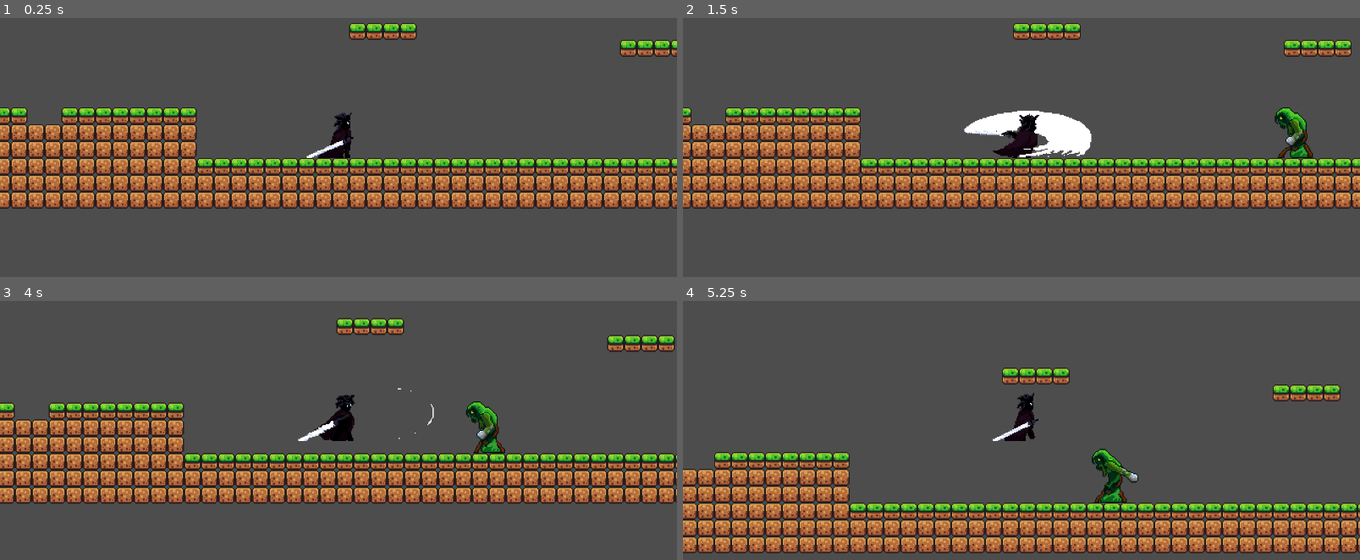
Above: before the commit, frames 1-4 (two rows, left to right).
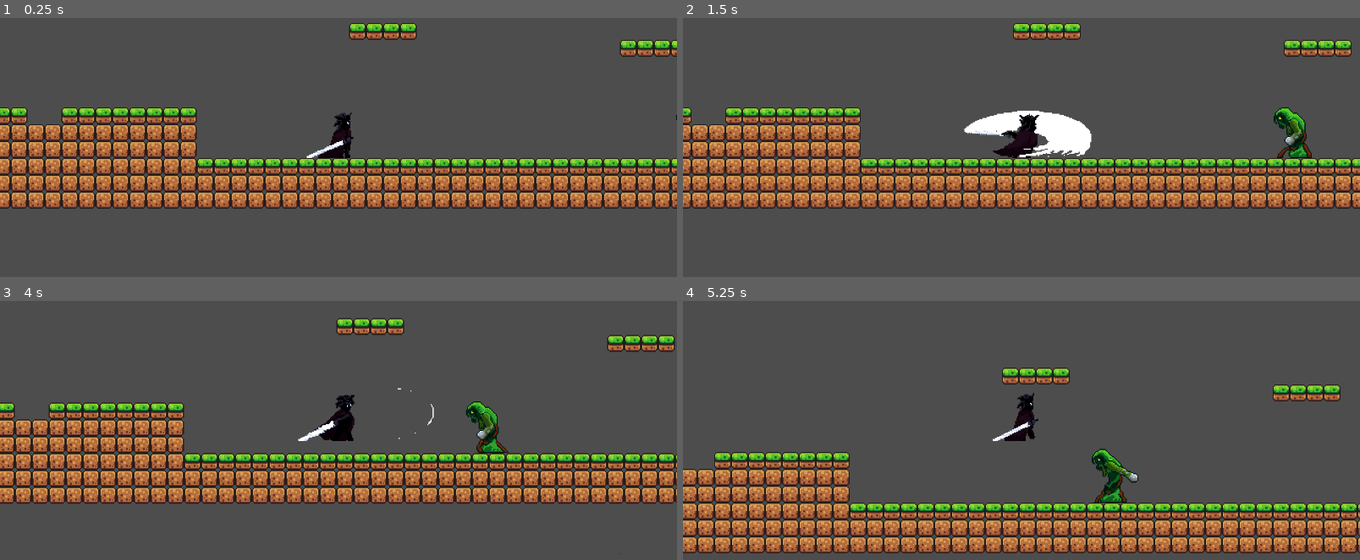
Above: after the commit, the same moments.

Repository: AntonioTri/Evolving-Fighitng-Game
Game: Godot game, scene res://scenes/game.tscn
The game is run twice, just before and just after one commit, with the same random seed, the same clock (stepped at 60 frames per second) and the same inputs.
Inputs (mouse positions are in pixels of both pictures, inside the frame that each line leads up to):
- Up to frame 1 (0.25 s): no input
- Up to frame 2 (1.5 s): move the mouse to (1170, 95) at 0.52 s; press the mouse at (1170, 95) at 0.53 s; hold D (move_right) from 0.53 s (still down); tap Space (jump) at 0.77 s; move the mouse to (886, 134) at 1.27 s; release the mouse at (886, 134) at 1.28 s; click (886, 134) at 1.35 s
- Up to frame 3 (4 s): tap Space (jump) at 1.52, 3.02, 3.77 s; move the mouse to (406, 316) at 2.02 s; release D (move_right) at 2.03 s; hold A (move_left) 2.03-2.78 s; hold Right mouse button (defence) 2.03-2.78 s; click (406, 316) at 2.3 s; move the mouse to (304, 474) at 2.77 s; hold D (move_right) from 2.78 s (still down); tap Shift (run) at 2.85 s; click (304, 474) at 3.05 s; move the mouse to (541, 456) at 3.52 s; press the mouse at (541, 456) at 3.53 s
- Up to frame 4 (5.25 s): move the mouse to (818, 342) at 4.27 s; release D (move_right) at 4.28 s; release the mouse at (818, 342) at 4.28 s; hold A (move_left) 4.28-5.03 s; click (818, 342) at 4.35 s; tap Space (jump) at 4.52 s; move the mouse to (1055, 399) at 5.02 s; hold D (move_right) from 5.03 s (still down); hold Right mouse button (defence) from 5.03 s (still down)

The runs differ from the first frame. In frame 1, less than 0.1% of the frame differs, in the area x 99-100%, y 37-40%; in frame 2, 0.4%, in the area x 87-93%, y 34-55%; in frame 3, less than 0.1%; in frame 4, nothing differs.

Commit message:
Enemy graphics glitches resolved

Diff:
--- a/scripts/Enemies/AbstractEnemy.gd
+++ b/scripts/Enemies/AbstractEnemy.gd
@@ -12,7 +12,7 @@
 	SPWANING,
 	IDLE,
 	PATROLLING,
-	MOVING_TOWARD_PLAYER,
+	CHAISING,
 	ATTACKING,
 	PARRIED,
 	STUNNED,
@@ -38,6 +38,9 @@
 var can_move : bool = false
 var can_attack : bool = false
 var player_in_range : bool = false
+# Variabile per checkare lo stato di flipping e ruotare lo sprite e pe conservare lo stato pre rotation
+var should_flip_h : bool = false
+var status_pre_rotate : EnemyState
 
 
 # Reference ai raycast per il movimento
@@ -56,6 +59,7 @@
 	parry_number = stun_parry_needed
 	# Viene settata al direzione di patrolling iniziale in modo randomico
 	direction = Direction.RIGHT if randi_range(0, 1) == 1 else Direction.LEFT
+	sprite.flip_h = true if direction == Direction.LEFT else false
 	# Impostazione dello stato su IDLE
 	state = EnemyState.SPWANING
 	# Connessione dei segnali per gestire il campo visivo
@@ -63,29 +67,35 @@
 	aggro_range.body_exited.connect(_on_body_exited)
 
 
-func _process(delta: float) -> void:
-	react(delta)
+func _process(_delta: float) -> void:
+	react()
 
 
 func _physics_process(delta: float) -> void:
 
 	apply_gravity(delta)
 
-	if not can_move: # La funzione ritorna e blocca il movimento se non è permesso
-		return
-
 	move()
-	update_vision_raycast()
+
+# Questa funzione atomica flippa lo sprite qando la flag è alzata
+func check_if_should_flip_h():
+	if should_flip_h:
+		should_flip_h = false
+		if direction == Direction.RIGHT:
+			sprite.flip_h = false
+		elif direction == Direction.LEFT:
+			sprite.flip_h = true
+		print("sprite_h flipped: ", sprite.flip_h)
 
 
 # La funzione react gestisce le interazioni con il player e l'ambiente
 # Calcolato normalmente, separato dai calcoli della fisica
-func react(delta: float):
+func react():
 
 	match state:
 		EnemyState.ATTACKING:
 			if can_attack:
-				attack(delta)
+				attack()
 		EnemyState.DYING:
 			die()
 
@@ -99,10 +109,14 @@
 			spawning()
 		EnemyState.IDLE:
 			idleing()
+		EnemyState.ROTATING:
+			do_rotation()
 		EnemyState.PATROLLING:
-			patrolling()
-		EnemyState.MOVING_TOWARD_PLAYER:
-			moving_toward_player()
+			if can_move: # Solo se il movimento è permesso
+				patrolling()
+		EnemyState.CHAISING:
+			if can_move: # Solo se il movimento è permesso
+				chaising()
 
 
 func spawning():
@@ -111,15 +125,26 @@
 		allow_movement()
 		update_state(EnemyState.PATROLLING)
 
+
 # Questi metodi vengono lasciati vuoti per permettere ad ogni tipologia di nemico
 # di implementarle a piacimento
 func idleing():
 	pass
 
 
-
 # L'unica implementata è quella di patrolling che generalmente funziona uguale per tutti i nemici
 func patrolling():
+
+	# Se il player è in range di visione viene updatato lo stato e la funzine ritorna
+	if player_in_range:
+		# Viene aggiornata la posizione del raycasting di visione
+		point_raycast_to_player()
+		# Se il player non è visibile si cambia stato e si torna al patrolling
+		if is_player_visible():
+			print("Player visible, changing status to chaising")
+			update_state(EnemyState.CHAISING)
+			return
+
 
 	# Scelta della direzione in base al raycasting
 	if direction == Direction.RIGHT:
@@ -130,10 +155,8 @@
 			move_and_slide()
 		else:
 			print("Rotating to left")
-			velocity.x = 0
 			direction = Direction.LEFT
-			block_movement()
-			update_state(EnemyState.ROTATING) # Viene impostato lo stato su rotate
+			patrolling_rotation()
 
 	elif direction == Direction.LEFT:
 		if can_walk_left():
@@ -143,10 +166,112 @@
 			move_and_slide()
 		else:
 			print("Rotating to right")
-			velocity.x = 0
 			direction = Direction.RIGHT
-			block_movement()
-			update_state(EnemyState.ROTATING) # Viene impostato lo stato su rotate
+			patrolling_rotation()
+
+
+# funzione ausiliaria per la precedente
+func patrolling_rotation():
+	velocity.x = 0
+	block_movement()
+	rotate_enemy() # Il nemico viene ruotato
+
+
+
+# Questa funzione cambia la direzione del movimento i base alla direzione del player
+func chaising():
+
+	if player == null or is_in_critical_state():
+		return
+
+	# Questo deve stare qui, non so bene il motivo ma se non sta qui si bugga tutto
+	check_if_should_flip_h()
+
+	# Se invece è visibile si controlla che il nemicolo stia guardando
+	if not is_enemy_facing_player():
+		# Viene impostato lo stato su rotate e conservato lo stato di chaising
+		print("Enemy not facing player, rotating")
+		direction = Direction.LEFT if direction == Direction.RIGHT else Direction.RIGHT
+		rotate_enemy()
+		return
+
+	# Viene aggiornata la posizione del raycasting di visione
+	point_raycast_to_player()
+
+		# Se il player non è visibile si cambia stato e si torna al patrolling
+	if not is_player_visible():
+		print("Player not visible, back to patrolling")
+		update_state(EnemyState.PATROLLING)
+		return
+
+	# Controllo se il player è entro il range di idleing e non attaccabile
+	if is_player_near() and not is_player_attackable():
+		print("Player near but no attack ready, idleing.")
+		idleing()
+
+	elif is_player_attackable():
+		print("Player near and attackable, attacking!")
+		attack_behavior()
+
+	else :
+
+		do_walk_animation()
+
+		# Movimento verso il player
+		velocity.x = SPEED * direction
+		move_and_slide()
+
+
+# Questa funzione aggiorna la posizione del raycast per
+# puntarlo verso la direzione del player
+func point_raycast_to_player() -> void:
+	if player == null:
+		return
+
+	# Direzione dal nemico al player
+	var dir := player.global_position - global_position
+
+	# Il RayCast2D vuole una posizione locale come target
+	vision_ray_cast.target_position = dir
+	vision_ray_cast.force_raycast_update()
+
+
+# Invece questa funzione ci aiuta a capire se il vision raycast incrocia il player
+func is_player_visible() -> bool:
+	if player == null:
+		return false
+
+	vision_ray_cast.force_raycast_update()
+
+	if not vision_ray_cast.is_colliding():
+		return false
+
+	var hit := vision_ray_cast.get_collider()
+	return hit == player
+
+
+# Funzione che controlla se il nemico è in stato critico
+func is_in_critical_state():
+	return 	   state == EnemyState.ATTACKING \
+			or state == EnemyState.STUNNED \
+			or state == EnemyState.PARRIED \
+			or state == EnemyState.ROTATING \
+			or state == EnemyState.DYING
+
+
+# Questa funzione ci aiuta a capre se il nemico sta guardando nella direzine giusta
+func is_enemy_facing_player():
+
+	if player == null:
+		return
+
+	if global_position.x < player.global_position.x  and direction == Direction.RIGHT:
+		return true
+	elif global_position.x > player.global_position.x and direction == Direction.LEFT:
+		return true
+
+	# Altrimenti ritorna false in ogni caso
+	return false
 
 
 # Funzione handler del segnale di quando il player entra nel campo visivo
@@ -166,99 +291,6 @@
 		player_in_range = false
 		allow_movement()
 		update_state(EnemyState.PATROLLING)
-
-
-# Questa funzione aggiorna il raycast di visione per seguire il player
-# quando questo è nel range di visione
-func update_vision_raycast():
-	if player_in_range:
-		follow_player()
-
-
-func follow_player():
-	# Ottenuta la reference facciamo puntare il raycast verso la posizione del player
-	if player == null:
-		return
-
-	# NON interferire con stati critici
-	if state == EnemyState.ATTACKING \
-	or state == EnemyState.STUNNED \
-	or state == EnemyState.PARRIED \
-	or state == EnemyState.DYING:
-		return
-
-	point_raycast_to_player()
-
-	if is_player_visible():
-		if state != EnemyState.MOVING_TOWARD_PLAYER:
-			update_state(EnemyState.MOVING_TOWARD_PLAYER)
-			print("Moving to player")
-	else:
-		if state == EnemyState.MOVING_TOWARD_PLAYER:
-			update_state(EnemyState.PATROLLING)
-			print("Back to patrolling")
-
-
-# Questa funzione cambia la direzione del movimento i base alla direzione del player
-func moving_toward_player():
-
-	if player == null:
-		return
-
-	# Controllo se il player è entro il range di idleing e non attaccabile
-	if is_player_near() and not is_player_attackable():
-		print("Player near but no attack ready, idleing.")
-		idleing()
-
-	elif is_player_attackable():
-		print("Player near and attackable, attacking!")
-		attack_behavior()
-
-	else :
-
-		print("Doing walk animation")
-		do_walk_animation()
-
-		# Calcolo della direzione verso il player
-		if player.global_position.x > global_position.x:
-			direction = Direction.RIGHT
-			sprite.flip_h = false
-		else:
-			direction = Direction.LEFT
-			sprite.flip_h = true
-
-		# Movimento verso il player
-		velocity.x = SPEED * direction
-		move_and_slide()
-
-
-# Questa funzione aggiorna la posizione del raycast per
-# puntarlo verso la direzione del player
-func point_raycast_to_player() -> void:
-	if player == null:
-		return
-
-	# Direzione dal nemico al player
-	var dir := player.global_position - global_position
-
-	# Il RayCast2D vuole una posizione locale come target
-	vision_ray_cast.target_position = dir
-	vision_ray_cast.force_raycast_update()
-
-
-# Invece questa funzione ci aiuta a capire se il vision raycast incrocia il player
-func is_player_visible() -> bool:
-	if player == null:
-		return false
-
-	vision_ray_cast.force_raycast_update()
-
-	if not vision_ray_cast.is_colliding():
-		return false
-
-	var hit := vision_ray_cast.get_collider()
-	return hit == player
-
 
 # Quando questa funzione viene chiamata viene sottratto un parry necessario allo stunn
 # se siamo a 0 il nemico viene stunnato
@@ -333,6 +365,15 @@
 func can_walk_left() -> bool:
 	return left_floor_ray_cast.is_colliding() and not left_wall_ray_cast.is_colliding()
 
+
+# Vengono anche bloccati i movimenti e gli attacchi per render o stato atomico
+func rotate_enemy():
+	status_pre_rotate = state
+	block_movement()
+	block_attack()
+	update_state(EnemyState.ROTATING)
+
+
 # Funzione che cambia lo stato interno
 func update_state(new_state: EnemyState):
 	if state == new_state:
@@ -372,8 +413,8 @@
 func reset_needed_parry_number():
 	stun_parry_needed = parry_number
 
-func attack(_delta: float):
-	print("Enemy attacking!")
+func attack():
+	pass
 
 # Funzione da implementare nelle classi figlie per permettere di fare le animazioni
 func is_player_attackable():
@@ -382,6 +423,9 @@
 func do_walk_animation():
 	pass
 
+func do_rotation():
+	pass
+
 func attack_behavior():
 	pass
 
--- a/scripts/Enemies/BushGuardian/BushGuardian.gd
+++ b/scripts/Enemies/BushGuardian/BushGuardian.gd
@@ -30,14 +30,14 @@
 
 
 # Funzione overraidata per gestire le interazioni non di natura fisica
-func react(delta: float):
+func react():
 
 	match state:
 
 
 		EnemyState.ATTACKING:
 			if can_attack:
-				attack(delta)
+				attack()
 
 
 		EnemyState.DYING:
@@ -51,9 +51,6 @@
 		EnemyState.STUNNED:
 			animator.play("stunned")
 
-
-		EnemyState.ROTATING:
-			change_direction()
 
 
 func idleing():
@@ -68,11 +65,8 @@
 	animator.play("die")
 
 
-
 # Quando il nemico ruota gli viene impedito il movimento e l'attacco
-func change_direction():
-	can_move = false
-	can_attack = false
+func do_rotation():
 	if animator.current_animation != "rotate":
 		animator.play("rotate")
 
@@ -81,8 +75,19 @@
 func patrolling():
 
 	if animator.current_animation != "walk":
-		sprite.flip_h = ( direction == Direction.LEFT )
+		check_if_should_flip_h()
 		animator.play("walk")
+
+	# Se il player è in range di visione viene updatato lo stato e la funzine ritorna
+	if player_in_range:
+		# Viene aggiornata la posizione del raycasting di visione
+		point_raycast_to_player()
+		# Se il player non è visibile si cambia stato e si torna al patrolling
+		if is_player_visible():
+			print("Player visible, changing status to chaising")
+			update_state(EnemyState.CHAISING)
+			return
+
 
 	# Scelta della direzione in base al raycasting
 	if direction == Direction.RIGHT:
@@ -93,10 +98,8 @@
 			move_and_slide()
 		else:
 			print("Rotating to left")
-			velocity.x = 0
 			direction = Direction.LEFT
-			block_movement()
-			update_state(EnemyState.ROTATING) # Viene impostato lo stato su rotate
+			patrolling_rotation()
 
 	elif direction == Direction.LEFT:
 		if can_walk_left():
@@ -106,14 +109,12 @@
 			move_and_slide()
 		else:
 			print("Rotating to right")
-			velocity.x = 0
 			direction = Direction.RIGHT
-			allow_movement()
-			update_state(EnemyState.ROTATING) # Viene impostato lo stato su rotate
+			patrolling_rotation()
 
 
 # La funzione di attacco del Bush Guardian
-func attack(_delta: float):
+func attack():
 
 	# Reset del timer di attacco
 	attack_timer = 0
@@ -189,8 +190,6 @@
 		combo_requested = true
 
 
-
-
 # Segnale di fine animazione per gestire i comportamenti legati ad esse
 func _on_animation_player_animation_finished(anim_name: StringName) -> void:
 
@@ -204,22 +203,23 @@
 
 		"rotate": # Quando ha finito di ruotare il movimento e l'attacco gli vengono ridati
 			print("Rotation finished")
+			should_flip_h = true # Viene segnalato alla fine dell'animazine che lo sprite dovrebbe ruotare
+
+			update_state(status_pre_rotate)
+			# In base alla direzione viene ruotato lo sprite alla fine della animazione
+			allow_attack()
 			allow_movement()
-			allow_attack()
-			# In base alla direzione viene ruotato lo sprite alla fine della animazione
-			update_state(EnemyState.PATROLLING)
 
 		"attack_1":
 			if combo_requested or attack_step == 1:
 				return # recovery cancellata
-
 			allow_movement()
 			block_attack()
-			update_state(EnemyState.MOVING_TOWARD_PLAYER)
+			update_state(EnemyState.CHAISING)
 
 		"attack_2":
 			attack_step = 0
 			combo_requested = false
 			allow_movement()
 			block_attack()
-			update_state(EnemyState.MOVING_TOWARD_PLAYER)
+			update_state(EnemyState.CHAISING)
--- a/scripts/Enemies/BushGuardian/BushGuardian.tscn
+++ b/scripts/Enemies/BushGuardian/BushGuardian.tscn
@@ -730,7 +730,6 @@
 target_position = Vector2(0, 20)
 
 [node name="SightOfView" type="Area2D" parent="."]
-visible = false
 collision_layer = 3
 collision_mask = 3
 
@@ -785,6 +784,7 @@
 [node name="CollisionShape2D" parent="CollisionBoxes/AttackBox" index="0"]
 position = Vector2(27, 8)
 rotation = -1.5707964
+shape = SubResource("CapsuleShape2D_kcuq2")
 
 [connection signal="animation_finished" from="AnimationPlayer" to="." method="_on_animation_player_animation_finished"]
 
Not shown, added: .DS_Store
Not shown, added: scripts/.DS_Store
